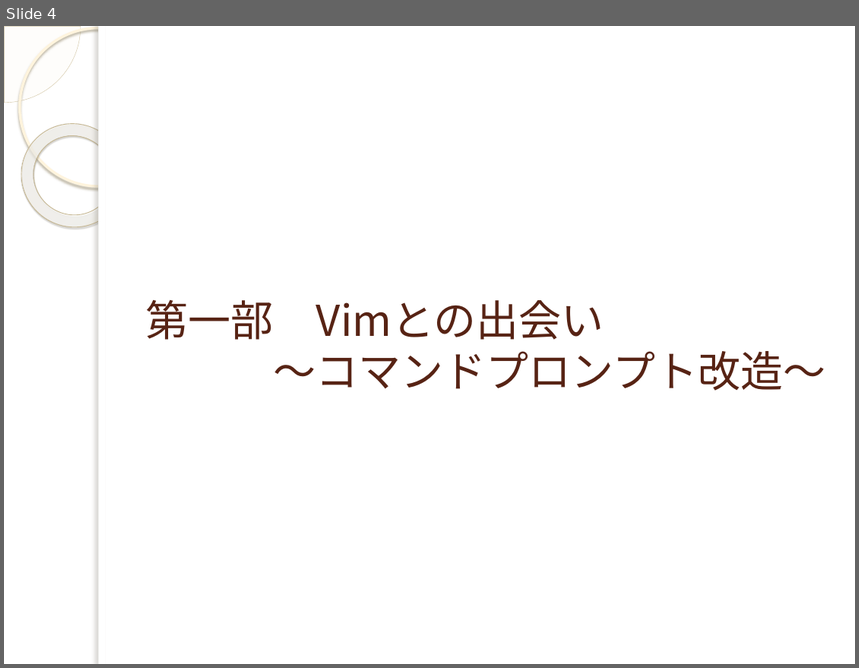
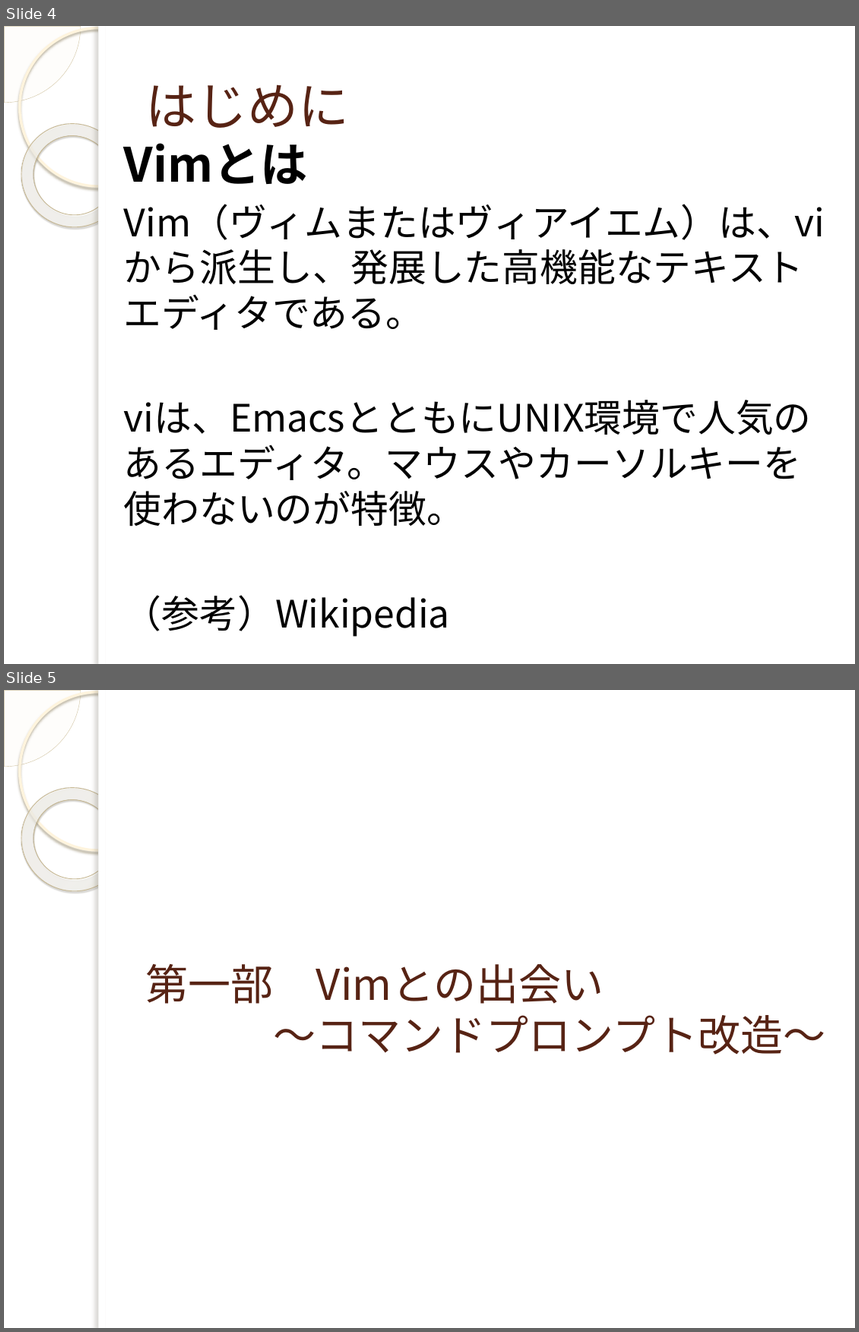
Before and after one commit to yuridonus/FEstudy, a slide deck: vimmer.pptx. Shown one above the other, each under a label of ours: slide 4 before the commit, slides 4 and 5 after it. The pictures are 859x668 and 859x1332 pixels, drawn with LibreOffice and Linux fonts; fonts in the diff are those of the drawing; background and template pictures are left out. Boxes give left, top, right and bottom in pixels: in the first picture for what was removed or moved away, otherwise in the second. Text is boxed around its words. In the diff, an @@ line names an element or a change of style, - is before the commit and + after.

```diff
--- a/vimmer.pptx
+++ b/vimmer.pptx
@@ slide 4 added at <box>4,26,855,664</box>, background picture (left out); not listed: 5 template elements that a slide beside it also shows @@
@@ title added at <box>146,85,349,128</box>, 43 pt, text #572314 @@
+はじめに
@@ text added at <box>124,143,826,637</box>, 32 pt, text #000000 @@
+Vimとは
+Vim（ヴィムまたはヴィアイエム）は、viから派生し、発展した高機能なテキストエディタである。
+viは、EmacsとともにUNIX環境で人気のあるエディタ。マウスやカーソルキーを使わないのが特徴。
+（参考）Wikipedia
@@ what was slide 4 is now slide 5 @@
```
Also in this commit, not shown: 11 slides changed, 5 other slides added.
